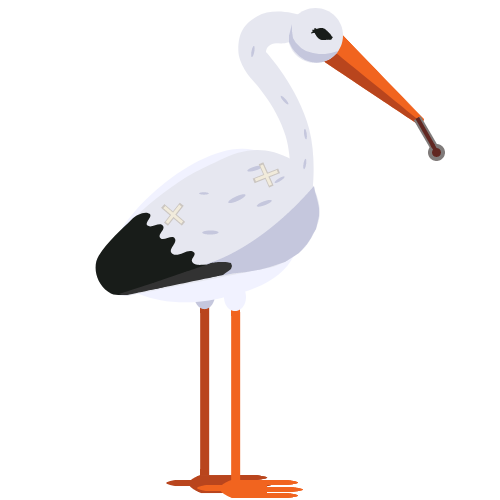
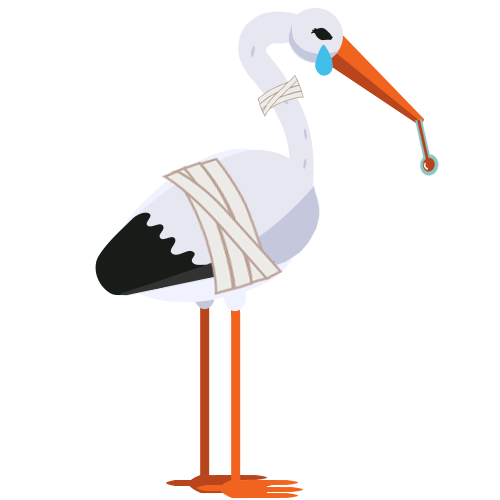
Layered file, before and after one edit (500×500). Changes by layer:
renamed "thermometer" to "Template", hid it, moved it above "Happy_eye", painted on it over [95, 11, 445, 499]
painted on "Happy_eye" over [311, 27, 332, 39]
painted on "Sad_eye" over [314, 28, 333, 41]
painted on "Idle_eye" over [312, 29, 332, 40]
added layer "Tear" above "Bandage copy" over [315, 44, 333, 76]
renamed "Head" to "Bandage copy", painted on it over [257, 11, 424, 125]
added layer "Bandage" above "Head" over [161, 157, 283, 296]
added layer "Head" above "Temp" over [288, 11, 343, 63]
renamed "Body" to "Temp", painted on it over [109, 11, 439, 303]
removed layer "Leg right" over [197, 283, 303, 498]
removed layer "Leg left" over [166, 280, 272, 494]
added layer "Body" above "Beak" over [95, 11, 320, 303]
added layer "Beak" above "Leg" over [318, 32, 425, 125]
added group "Leg" with 2 layers over [166, 280, 303, 499]
renamed "Bandage" to "LegRight", moved it into group "Leg", painted on it over [161, 162, 303, 499]
renamed "Shape 1 copy 11" to "LegLeft", moved it into group "Leg", painted on it over [166, 46, 307, 494]
removed layer "wing" over [95, 150, 319, 296]
